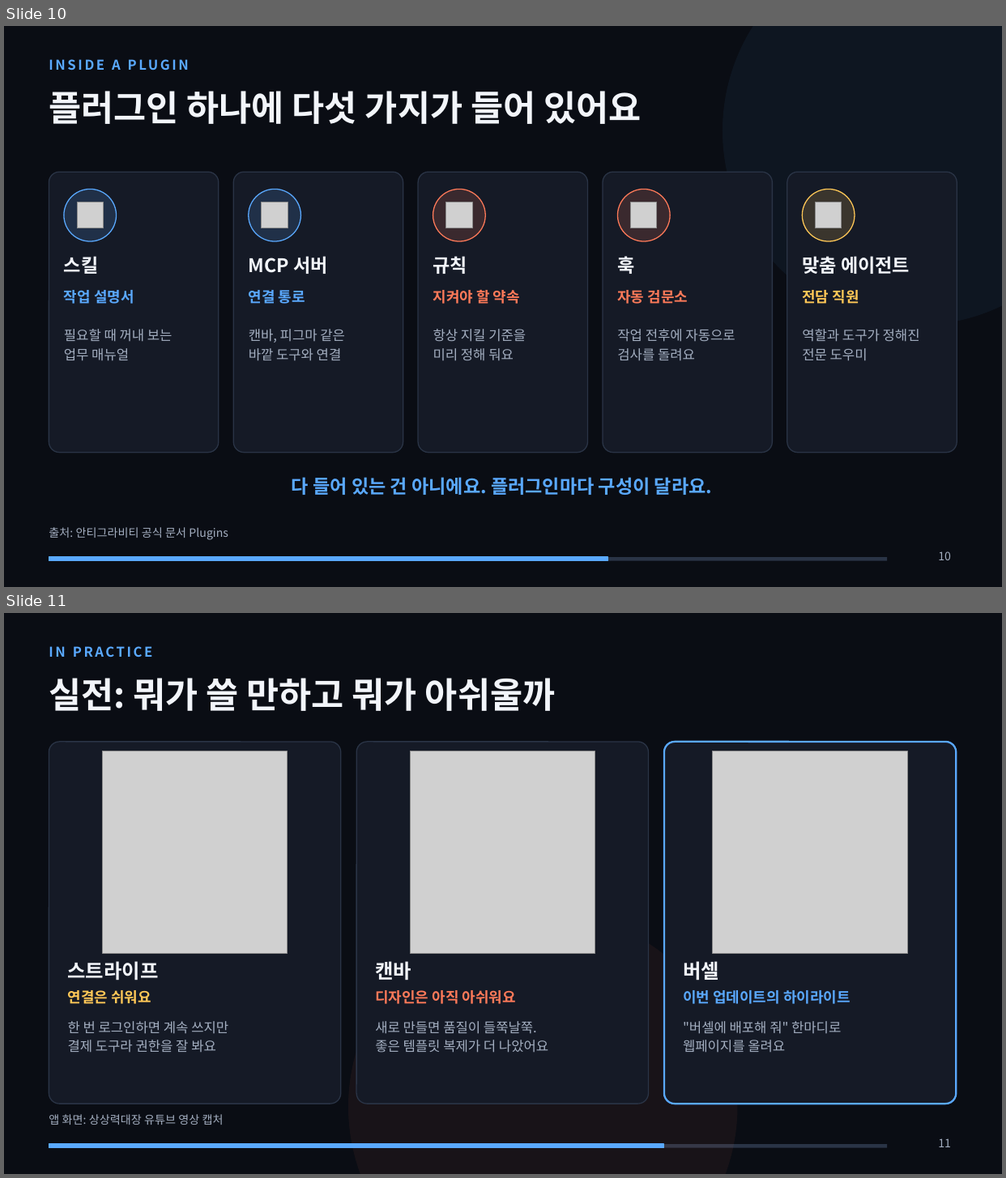
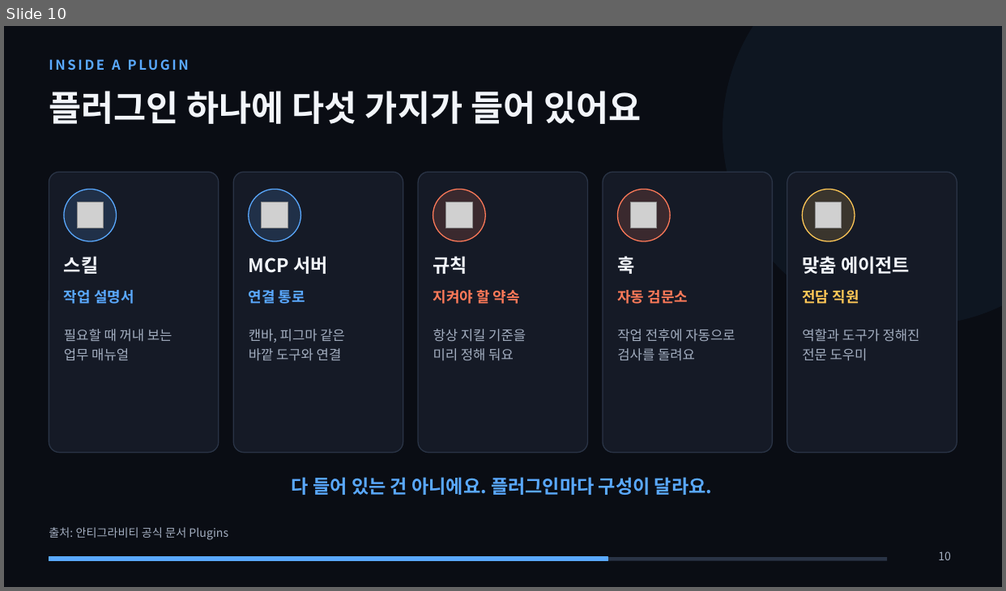
Before and after one commit to metaluca27/huhsame-script, a slide deck: docs/강의/안티그라비티_입문/안티그라비티_입문_강의.pptx. Shown one above the other, each under a label of ours: slides 10 and 11 before the commit, slide 10 after it. The pictures are 1006x1178 and 1006x591 pixels, drawn with LibreOffice and Linux fonts; fonts in the diff are those of the drawing; grey boxes stand for pictures. Boxes give left, top, right and bottom in pixels: in the first picture for what was removed or moved away, otherwise in the second. Text is boxed around its words. In the diff, an @@ line names an element or a change of style, - is before the commit and + after.

```diff
--- a/docs/강의/안티그라비티_입문/안티그라비티_입문_강의.pptx
+++ b/docs/강의/안티그라비티_입문/안티그라비티_입문_강의.pptx
@@ slide 11 removed at bbox=[4, 613, 1002, 1174], background #0A0D14; not listed: 1 template element that a slide beside it also shows @@
@@ text removed at bbox=[49, 646, 152, 657] @@
-IN PRACTICE
@@ title removed at bbox=[49, 678, 555, 711] @@
-실전: 뭐가 쓸 만하고 뭐가 아쉬울까
@@ rounded rectangle removed at bbox=[49, 742, 341, 1104] @@
@@ picture removed at bbox=[103, 752, 287, 954] @@
@@ rounded rectangle removed at bbox=[356, 742, 649, 1104] @@
@@ picture removed at bbox=[411, 752, 595, 954] @@
@@ rounded rectangle removed at bbox=[664, 742, 957, 1104] @@
@@ picture removed at bbox=[713, 752, 908, 954] @@
@@ ellipse removed at bbox=[348, 913, 738, 1174] @@
@@ text removed at bbox=[68, 961, 159, 980] @@
-스트라이프
@@ text removed at bbox=[375, 961, 411, 980] @@
-캔바
@@ text removed at bbox=[683, 961, 719, 980] @@
-버셀
@@ text removed at bbox=[68, 990, 151, 1004] @@
-연결은 쉬워요
@@ text removed at bbox=[375, 990, 516, 1004] @@
-디자인은 아직 아쉬워요
@@ text removed at bbox=[683, 990, 850, 1004] @@
-이번 업데이트의 하이라이트
@@ text removed at bbox=[68, 1021, 228, 1053] @@
-한 번 로그인하면 계속 쓰지만
-결제 도구라 권한을 잘 봐요
@@ text removed at bbox=[375, 1021, 548, 1053] @@
-새로 만들면 품질이 들쭉날쭉.
-좋은 템플릿 복제가 더 나았어요
@@ text removed at bbox=[683, 1021, 841, 1053] @@
-"버셀에 배포해 줘" 한마디로
-웹페이지를 올려요
@@ text removed at bbox=[49, 1114, 224, 1125] @@
-앱 화면: 상상력대장 유튜브 영상 캡처
@@ rectangle removed at bbox=[49, 1144, 663, 1148] @@
@@ page number removed at bbox=[938, 1139, 951, 1148] @@
-11
```
Also in this commit, not shown: 5 slides changed, 1 slide added, 12 other files.
